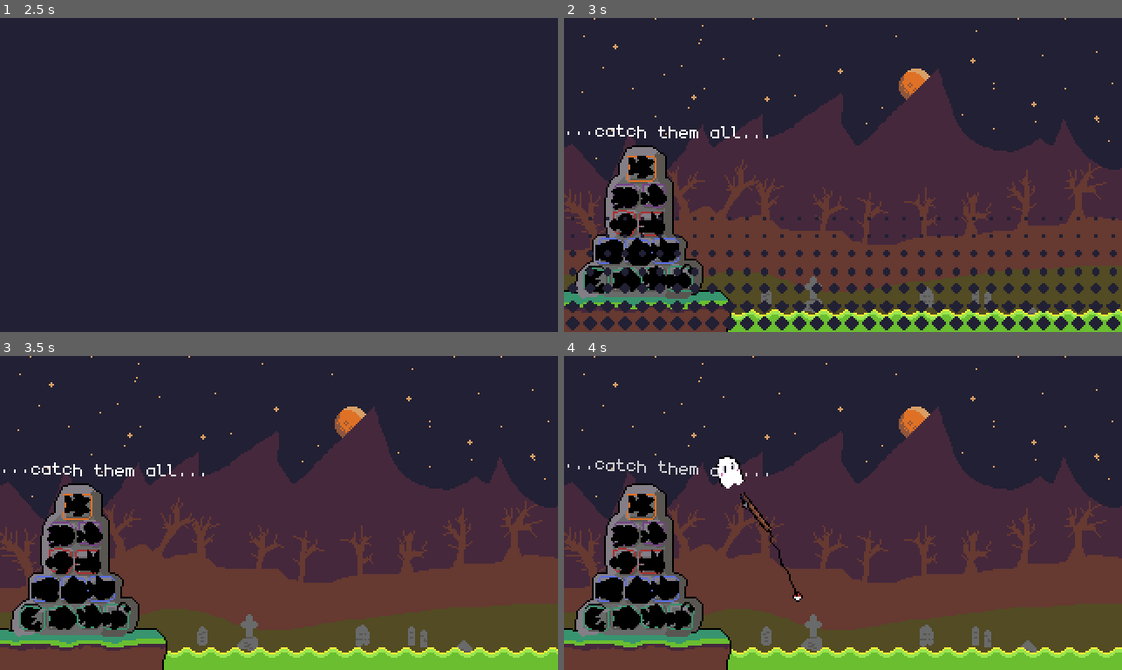
Above: before the commit, frames 1-4 (two rows, left to right).
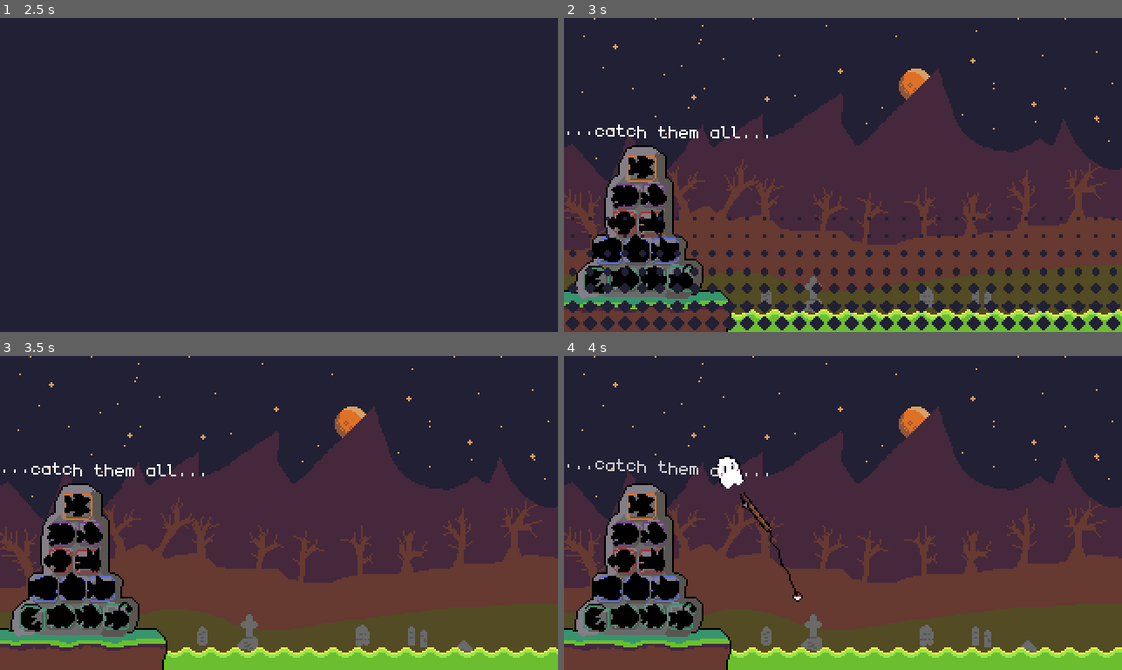
Above: after the commit, the same moments.

Repository: thomz12/LD58
Game: Godot game, scene res://scenes/game.tscn
Two runs of this game, one before a commit and one after it. Both use one fixed random seed, a clock stepped at 60 frames per second and the inputs below.
Inputs (mouse positions are in pixels of both pictures, inside the frame that each line leads up to):
- Up to frame 1 (2.5 s): click "Play game" at 0.5 s; click "Play game" at 1.25 s; click "Play game" at 2 s
- Up to frame 2 (3 s): move the mouse to (965, 159) at 2.77 s
- Up to frame 3 (3.5 s): no input
- Up to frame 4 (4 s): tap Enter at 3.5 s; move the mouse to (731, 528) at 3.52 s

Frame 1 is identical in both runs. In frame 2, 0.6% of the frame differs, in the area x 5-24%, y 53-88%; in frame 3, 0.6%; in frame 4, 0.6%.

Commit message:
Hover pop up fish stat

Diff:
--- a/ld-58/autoloads/Events.gd
+++ b/ld-58/autoloads/Events.gd
@@ -17,3 +17,7 @@
 signal game_won
 @warning_ignore("unused_signal")
 signal notification_new_fish_type(data: FishType)
+
+
+signal ui_dislay_fish_stat(fish: String, node: Node2D)
+signal ui_stop_display_fish_stat
--- a/ld-58/autoloads/Progress.gd
+++ b/ld-58/autoloads/Progress.gd
@@ -14,6 +14,15 @@
 	var count := 0
 	for catch in catch_history:
 		if catch.identifier == fish_type.identifier:
+			count += 1
+
+	return count
+
+
+func get_catch_count_by_identifier(fish_type: String) -> int:
+	var count := 0
+	for catch in catch_history:
+		if catch.identifier == fish_type:
 			count += 1
 
 	return count
--- a/ld-58/scenes/fishing/altar.tscn
+++ b/ld-58/scenes/fishing/altar.tscn
@@ -2,7 +2,7 @@
 
 [ext_resource type="Script" uid="uid://tpalihg8m60k" path="res://scripts/altar.gd" id="1_dyprv"]
 [ext_resource type="Texture2D" uid="uid://pv23bqwqxy0d" path="res://sprites/altar.png" id="1_wa3s2"]
-[ext_resource type="Texture2D" uid="uid://dhdsse3kfqmvy" path="res://sprites/fish.png" id="2_dyprv"]
+[ext_resource type="PackedScene" uid="uid://gk2w7vuc3jwn" path="res://scenes/fishing/altar_image.tscn" id="3_5o4pm"]
 
 [node name="Altar" type="Node2D"]
 script = ExtResource("1_dyprv")
@@ -11,86 +11,49 @@
 position = Vector2(123, 174)
 texture = ExtResource("1_wa3s2")
 
-[node name="Killer Guppy" type="Sprite2D" parent="."]
-modulate = Color(0, 0, 0, 1)
+[node name="Killer Guppy" parent="." instance=ExtResource("3_5o4pm")]
 position = Vector2(44, 86)
-texture = ExtResource("2_dyprv")
-region_enabled = true
-region_rect = Rect2(48, 32, 16, 16)
 
-[node name="Watcher Fish" type="Sprite2D" parent="."]
-modulate = Color(0, 0, 0, 1)
-position = Vector2(35, 103)
-texture = ExtResource("2_dyprv")
-region_enabled = true
+[node name="Watcher Fish" parent="." instance=ExtResource("3_5o4pm")]
+position = Vector2(35, 102)
 region_rect = Rect2(16, 32, 16, 16)
 
-[node name="Extraterrestrial Fish" type="Sprite2D" parent="."]
-modulate = Color(0, 0, 0, 1)
+[node name="Extraterrestrial Fish" parent="." instance=ExtResource("3_5o4pm")]
 position = Vector2(51, 102)
-texture = ExtResource("2_dyprv")
-region_enabled = true
 region_rect = Rect2(0, 32, 16, 16)
 
-[node name="Clown Fish" type="Sprite2D" parent="."]
-modulate = Color(0, 0, 0, 1)
-position = Vector2(34, 118)
-texture = ExtResource("2_dyprv")
-region_enabled = true
+[node name="Clown Fish" parent="." instance=ExtResource("3_5o4pm")]
+position = Vector2(33, 117)
 region_rect = Rect2(48, 0, 16, 16)
 
-[node name="Werewolf Fish" type="Sprite2D" parent="."]
-modulate = Color(0, 0, 0, 1)
-position = Vector2(50, 118)
-texture = ExtResource("2_dyprv")
-region_enabled = true
+[node name="Werewolf Fish" parent="." instance=ExtResource("3_5o4pm")]
+position = Vector2(50, 117)
 region_rect = Rect2(32, 32, 16, 16)
 
-[node name="Bone Fish" type="Sprite2D" parent="."]
-modulate = Color(0, 0, 0, 1)
-position = Vector2(26, 134)
-texture = ExtResource("2_dyprv")
-region_enabled = true
+[node name="Bone Fish" parent="." instance=ExtResource("3_5o4pm")]
+position = Vector2(25, 133)
 region_rect = Rect2(32, 0, 16, 16)
 
-[node name="Pumpkin Fish" type="Sprite2D" parent="."]
-modulate = Color(0, 0, 0, 1)
-position = Vector2(42, 134)
-texture = ExtResource("2_dyprv")
-region_enabled = true
+[node name="Pumpkin Fish" parent="." instance=ExtResource("3_5o4pm")]
+position = Vector2(41, 132)
 region_rect = Rect2(0, 16, 16, 16)
 
-[node name="Franken Fish" type="Sprite2D" parent="."]
-modulate = Color(0, 0, 0, 1)
+[node name="Franken Fish" parent="." instance=ExtResource("3_5o4pm")]
 position = Vector2(58, 133)
-texture = ExtResource("2_dyprv")
-region_enabled = true
 region_rect = Rect2(32, 16, 16, 16)
 
-[node name="Ghost Shrimp" type="Sprite2D" parent="."]
-modulate = Color(0, 0, 0, 1)
+[node name="Ghost Shrimp" parent="." instance=ExtResource("3_5o4pm")]
 position = Vector2(18, 150)
-texture = ExtResource("2_dyprv")
-region_enabled = true
 region_rect = Rect2(16, 16, 16, 16)
 
-[node name="Mummy Fish" type="Sprite2D" parent="."]
-modulate = Color(0, 0, 0, 1)
-position = Vector2(36, 150)
-texture = ExtResource("2_dyprv")
-region_enabled = true
+[node name="Mummy Fish" parent="." instance=ExtResource("3_5o4pm")]
+position = Vector2(35, 149)
 region_rect = Rect2(16, 0, 16, 16)
 
-[node name="Zombie Fish" type="Sprite2D" parent="."]
-modulate = Color(0, 0, 0, 1)
-position = Vector2(52, 149)
-texture = ExtResource("2_dyprv")
-region_enabled = true
+[node name="Zombie Fish" parent="." instance=ExtResource("3_5o4pm")]
+position = Vector2(51, 149)
 region_rect = Rect2(0, 0, 16, 16)
 
-[node name="Lantern Fish" type="Sprite2D" parent="."]
-modulate = Color(0, 0, 0, 1)
-position = Vector2(67, 149)
-texture = ExtResource("2_dyprv")
-region_enabled = true
+[node name="Lantern Fish" parent="." instance=ExtResource("3_5o4pm")]
+position = Vector2(68, 149)
 region_rect = Rect2(48, 16, 16, 16)
--- /dev/null
+++ b/ld-58/scenes/fishing/altar_image.tscn
@@ -0,0 +1,23 @@
+[gd_scene load_steps=4 format=3 uid="uid://gk2w7vuc3jwn"]
+
+[ext_resource type="Texture2D" uid="uid://dhdsse3kfqmvy" path="res://sprites/fish.png" id="1_8nf85"]
+[ext_resource type="Script" uid="uid://buyweuwcjy413" path="res://scripts/altar_image.gd" id="2_rppk6"]
+
+[sub_resource type="RectangleShape2D" id="RectangleShape2D_dyprv"]
+size = Vector2(14, 12)
+
+[node name="Killer Guppy" type="Sprite2D"]
+modulate = Color(0, 0, 0, 1)
+texture = ExtResource("1_8nf85")
+region_enabled = true
+region_rect = Rect2(48, 32, 16, 16)
+script = ExtResource("2_rppk6")
+
+[node name="Area2D" type="Area2D" parent="."]
+
+[node name="CollisionShape2D" type="CollisionShape2D" parent="Area2D"]
+shape = SubResource("RectangleShape2D_dyprv")
+debug_color = Color(2.5990605e-06, 0.59164864, 0.7475077, 0.41960785)
+
+[connection signal="mouse_entered" from="Area2D" to="." method="_on_area_2d_mouse_entered"]
+[connection signal="mouse_exited" from="Area2D" to="." method="_on_area_2d_mouse_exited"]
--- a/ld-58/scenes/game.tscn
+++ b/ld-58/scenes/game.tscn
@@ -33,6 +33,7 @@
 anchor_bottom = 1.0
 grow_horizontal = 2
 grow_vertical = 2
+mouse_filter = 2
 theme = ExtResource("3_lnu2h")
 
 [node name="ColorRect" type="ColorRect" parent="CanvasLayer/PauseMenu"]
--- a/ld-58/scenes/main.tscn
+++ b/ld-58/scenes/main.tscn
@@ -104,6 +104,7 @@
 anchor_bottom = 1.0
 grow_horizontal = 2
 grow_vertical = 2
+mouse_filter = 2
 theme = ExtResource("7_85g3d")
 script = ExtResource("6_tefeu")
 
@@ -118,5 +119,15 @@
 text = "[wave amp=30.0 freq=-2.0 connected=1][pulse freq=1.0]...catch them all...[/pulse][/wave]"
 fit_content = true
 
+[node name="LabelFishInfo" type="Label" parent="CanvasLayer/HUD"]
+unique_name_in_owner = true
+visible = false
+layout_mode = 0
+offset_left = 33.0
+offset_top = 27.0
+offset_right = 87.0
+offset_bottom = 40.0
+text = "caught: 4"
+
 [node name="Camera" parent="." instance=ExtResource("8_tipki")]
 position = Vector2(160, 90)
--- /dev/null
+++ b/ld-58/scripts/altar_image.gd
@@ -0,0 +1,9 @@
+extends Sprite2D
+
+
+func _on_area_2d_mouse_entered() -> void:
+	Events.ui_dislay_fish_stat.emit(name, self)
+
+
+func _on_area_2d_mouse_exited() -> void:
+	Events.ui_stop_display_fish_stat.emit()
--- a/ld-58/scripts/ui/hud.gd
+++ b/ld-58/scripts/ui/hud.gd
@@ -2,6 +2,7 @@
 class_name HUD
 
 @onready var label_start_info: RichTextLabel = %LabelStartInfo
+@onready var label_fish_info: Label = %LabelFishInfo
 
 var notification_won_scene := load("res://scenes/ui/notifications/notification_game_won.tscn")
 var notification_fish_scene := load("res://scenes/ui/notifications/notification_new_fish_type.tscn")
@@ -12,7 +13,16 @@
 func _ready() -> void:
 	Events.notification_new_fish_type.connect(_on_new_fish_type_caught)
 	Events.game_won.connect(_on_game_won)
-
+	Events.ui_dislay_fish_stat.connect(
+		func(fish: String, node: Node2D):
+			label_fish_info.show()
+			label_fish_info.text = "Caught: %s" % Progress.get_catch_count_by_identifier(fish)
+			label_fish_info.global_position = node.global_position + Vector2(8, -8)
+	)
+	Events.ui_stop_display_fish_stat.connect(
+		func():
+			label_fish_info.text = ""
+	)
 
 func _process(delta: float) -> void:
 	if not game_over: game_time += delta
Not shown: 1 places in ld-58/scenes/ui/start_menu.tscn that only renumber resources
Not shown, added: ld-58/scripts/altar_image.gd.uid
